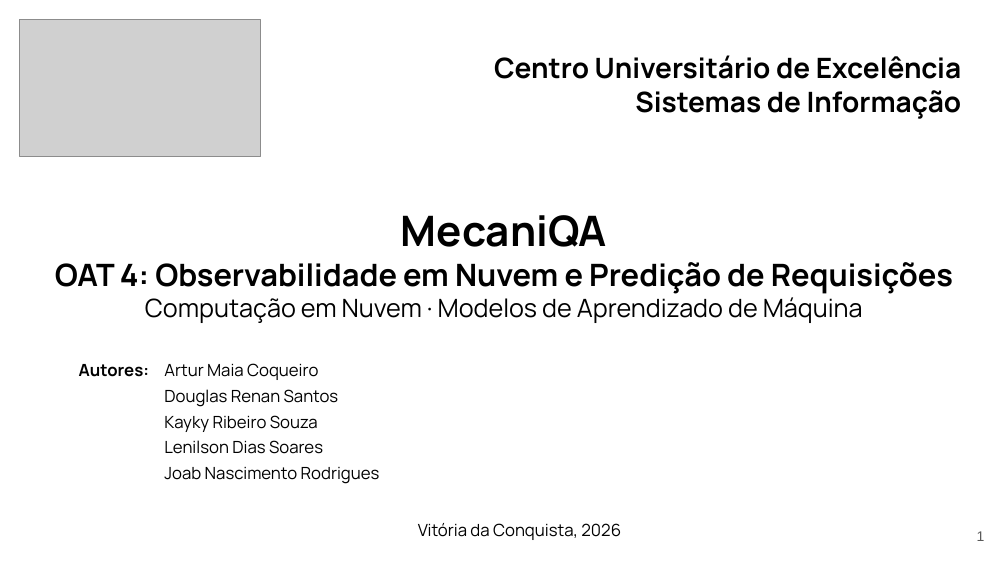
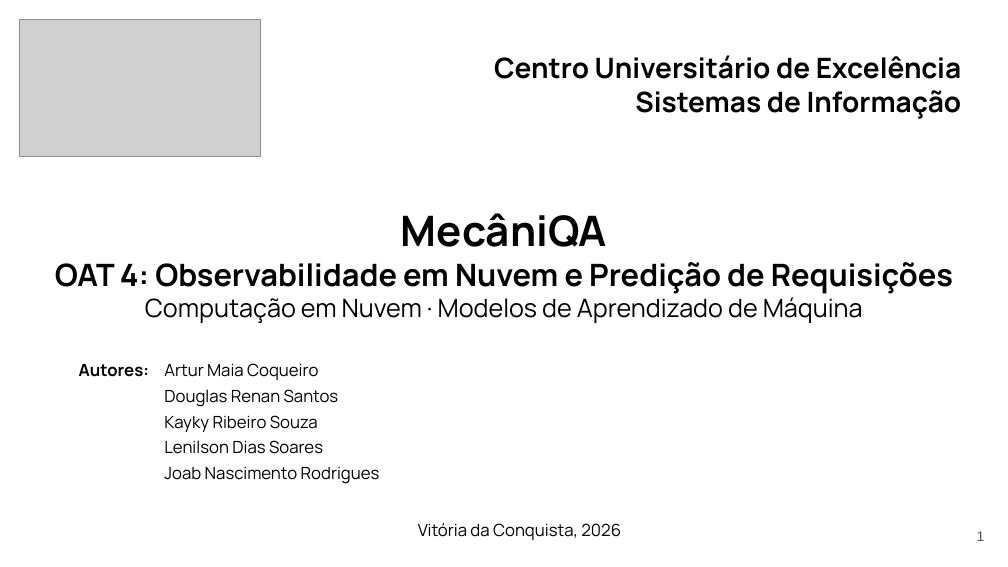
Before and after one commit to LenilsonSoares/mecaniQA-nuvem-macapa, a slide deck: slide 1 of oat4/apresentacao/mecaniQA_oat4_macapa.pptx. Drawn at 1008x567 pixels with LibreOffice and Linux fonts; fonts in the diff are those of the drawing; grey boxes stand for pictures. Boxes give left, top, right and bottom in pixels: in the first picture for what was removed or moved away, otherwise in the second. Text is boxed around its words. In the diff, an @@ line names an element or a change of style, - is before the commit and + after.

```diff
--- a/oat4/apresentacao/mecaniQA_oat4_macapa.pptx
+++ b/oat4/apresentacao/mecaniQA_oat4_macapa.pptx
@@ text at [401,213,607,247]: text changed @@
-MecaniQA
+MecâniQA
```
Also in this commit, not shown: 15 other slides changed, 1 slide added, 6 other files.
